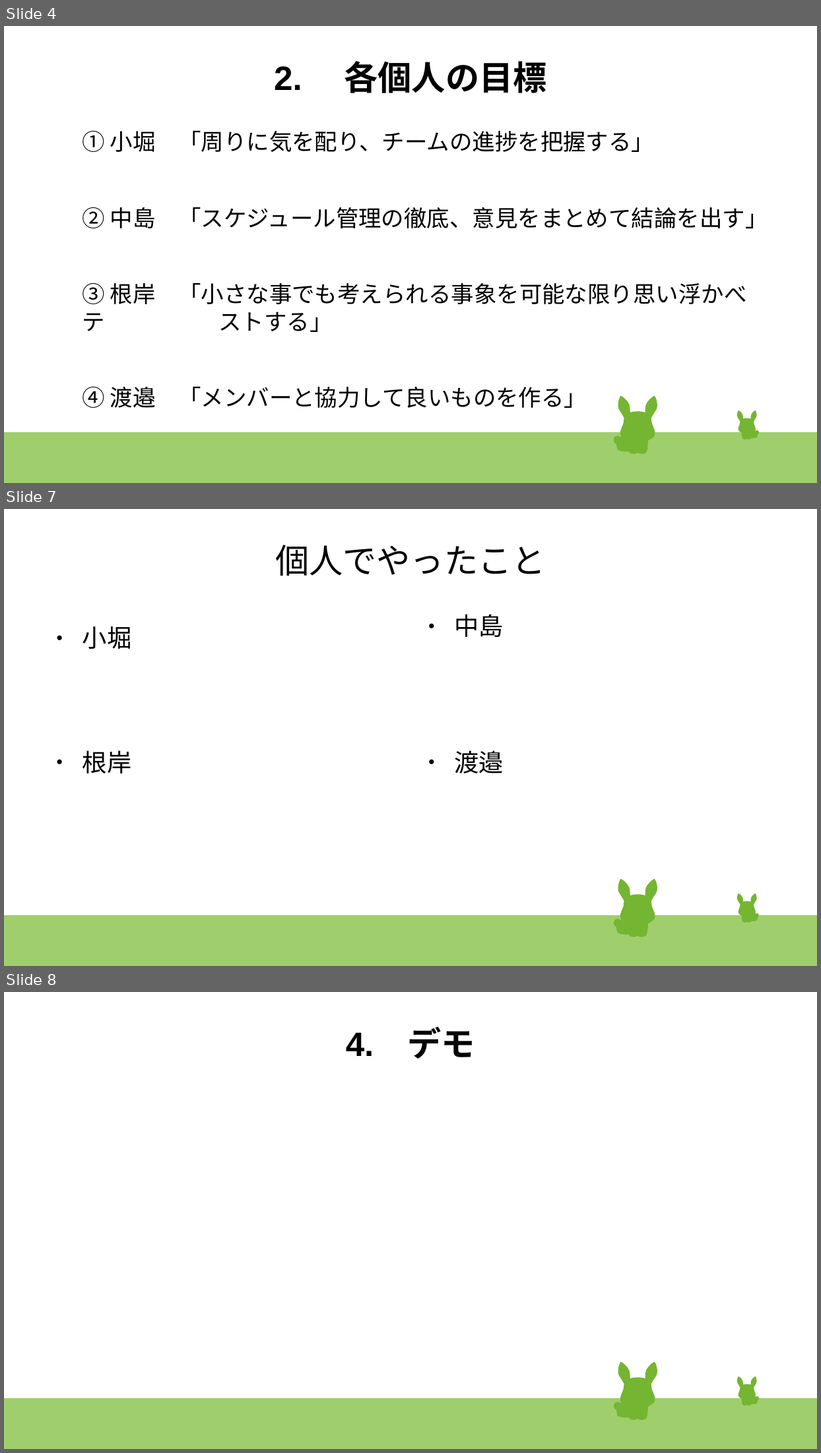
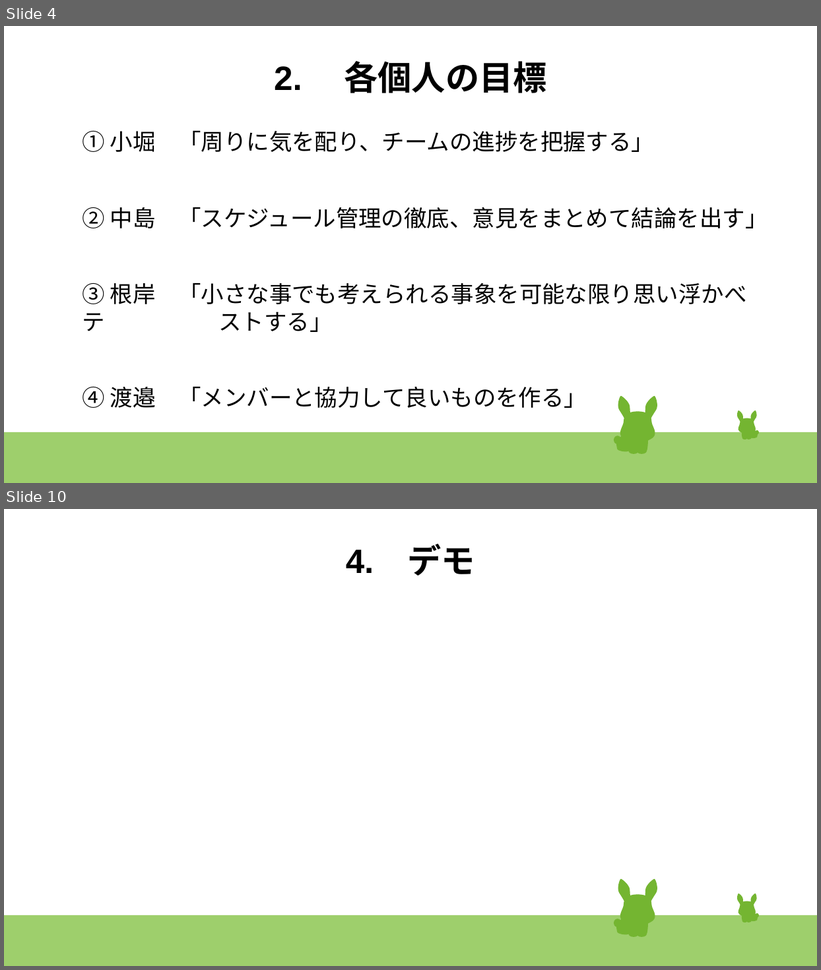
Before and after one commit to 17bd089s/shopping, a slide deck: document/発表スライド改.odp. Shown one above the other, each under a label of ours: slides 4, 7 and 8 before the commit, slides 4 and 10 after it; the slides between them are not shown. The pictures are 821x1453 and 821x970 pixels, drawn with LibreOffice and Linux fonts; fonts in the diff are those of the drawing. Boxes give left, top, right and bottom in pixels: in the first picture for what was removed or moved away, otherwise in the second. Text is boxed around its words. In the diff, an @@ line names an element or a change of style, - is before the commit and + after.

```diff
--- a/document/発表スライド改.odp
+++ b/document/発表スライド改.odp
@@ slide 7 removed at (4, 509, 817, 966), background #FFFFFF; not listed: 47 template elements that a slide beside it also shows @@
@@ title removed at (275, 545, 546, 576) @@
-個人でやったこと
@@ text removed at (83, 626, 131, 649) @@
-● 小堀
@@ text removed at (454, 614, 503, 637) @@
-● 中島
@@ text removed at (83, 751, 131, 774) @@
-● 根岸
@@ text removed at (454, 751, 503, 774) @@
-● 渡邉
@@ what was slide 8 is now slide 10 @@
```
Also in this commit, not shown: 4 slides changed, 5 slides added, 1 other slide removed, 1 other file.
